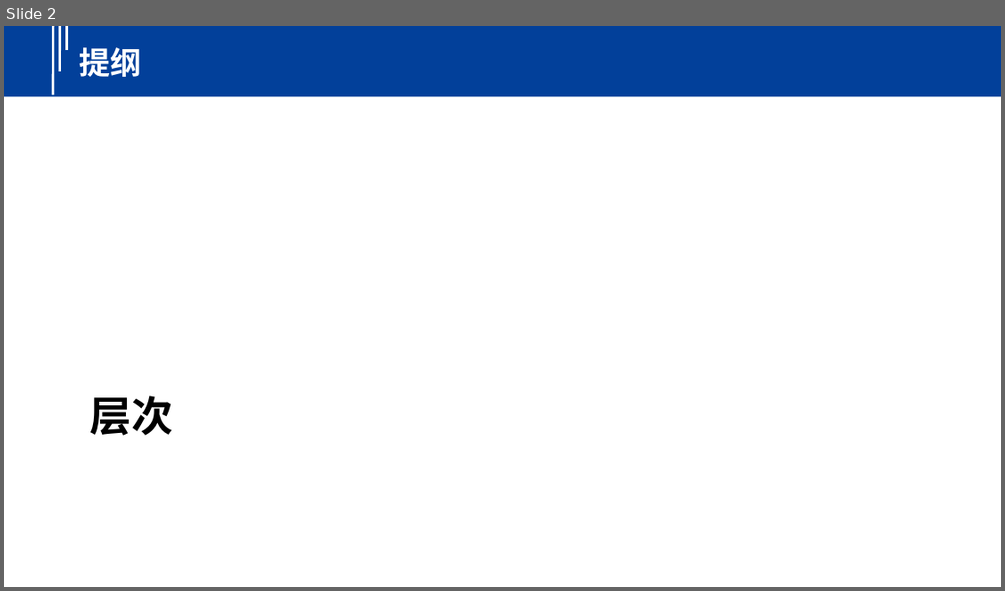
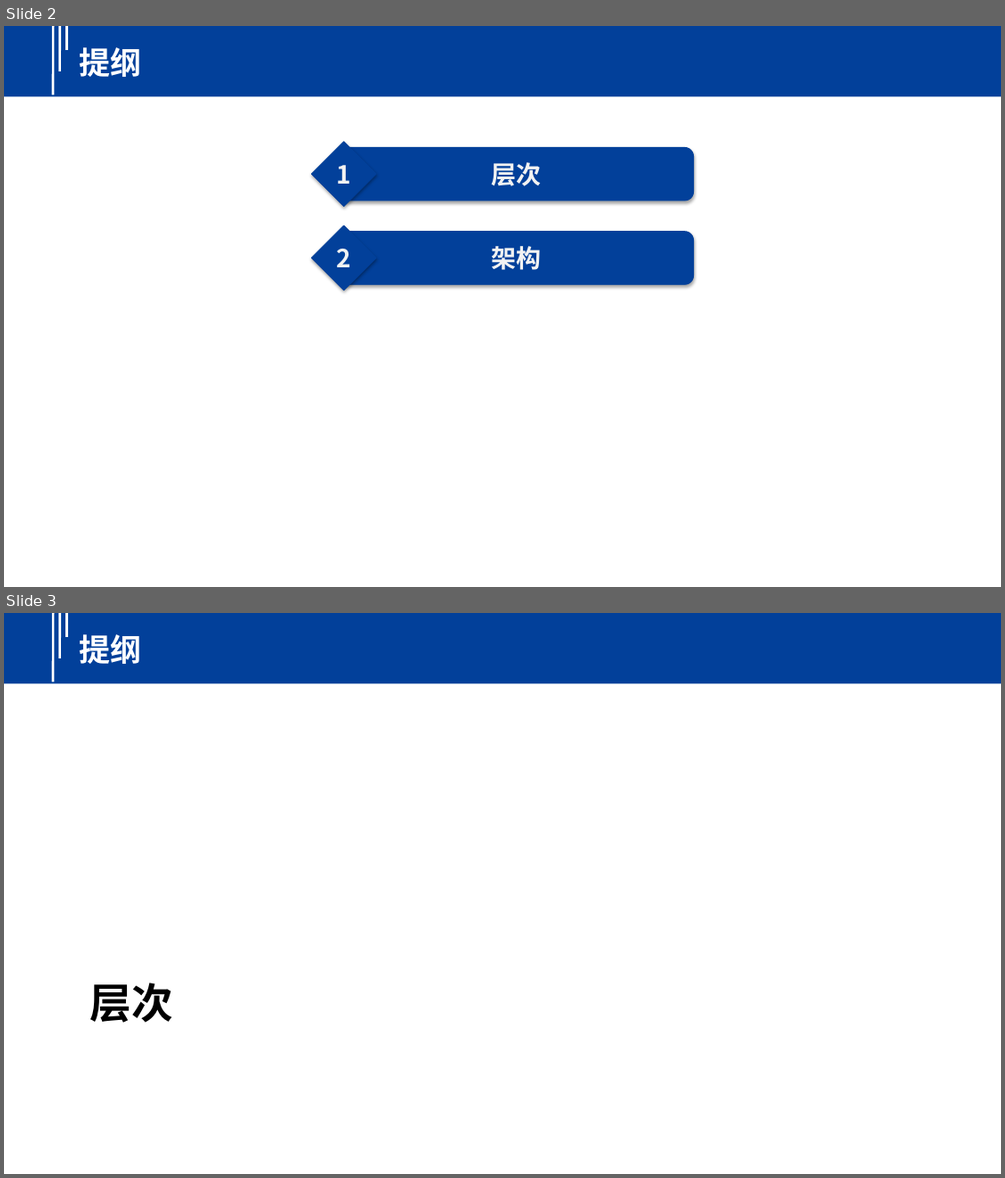
Before and after one commit to yindaheng98/Notebook, a slide deck: 学习笔记/边缘计算/EVE.pptx. Shown one above the other, each under a label of ours: slide 2 before the commit, slides 2 and 3 after it. The pictures are 1005x591 and 1005x1178 pixels, drawn with LibreOffice and Linux fonts; fonts in the diff are those of the drawing. Boxes give left, top, right and bottom in pixels: in the first picture for what was removed or moved away, otherwise in the second. Text is boxed around its words. In the diff, an @@ line names an element or a change of style, - is before the commit and + after.

```diff
--- a/学习笔记/边缘计算/EVE.pptx
+++ b/学习笔记/边缘计算/EVE.pptx
@@ slide 2 added at (x1=4, y1=26, x2=1001, y2=587), background #FFFFFF; not listed: 5 template elements that a slide beside it also shows @@
@@ diamond added at (x1=311, y1=142, x2=376, y2=207), fill #02409A, outline #02409A 0.75 pt, 24 pt, text #F2F2F2, bold @@
+1
@@ rounded rectangle added at (x1=339, y1=147, x2=694, y2=200), fill #02409A, outline #02409A 0.75 pt, 24 pt, text #F2F2F2, bold @@
+层次
@@ diamond added at (x1=311, y1=225, x2=376, y2=290), fill #02409A, outline #02409A 0.75 pt, 24 pt, text #F2F2F2, bold @@
+2
@@ rounded rectangle added at (x1=339, y1=232, x2=694, y2=285), fill #02409A, outline #02409A 0.75 pt, 24 pt, text #F2F2F2, bold @@
+架构
@@ what was slide 2 is now slide 3 @@
```
Also in this commit, not shown: 1 slide changed, 2 other files.
